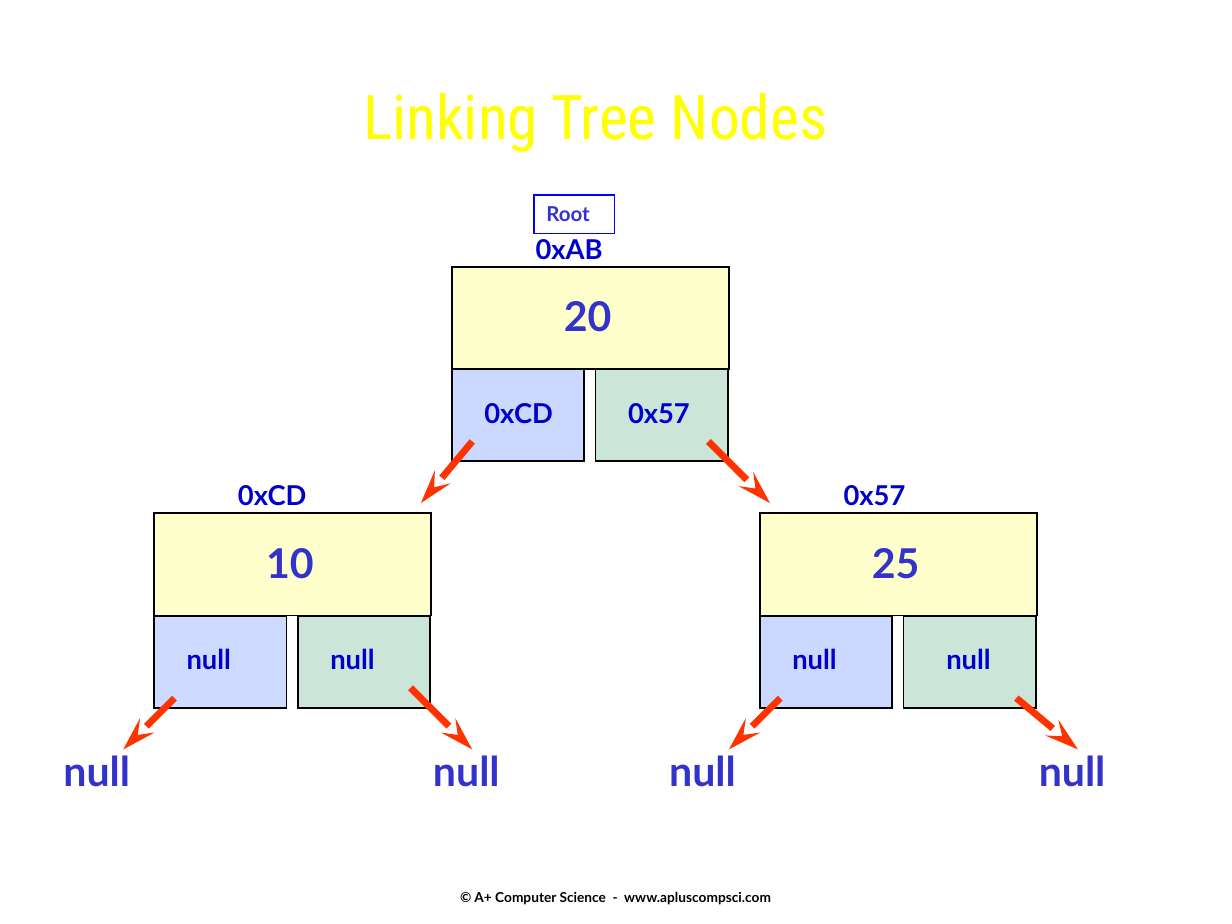
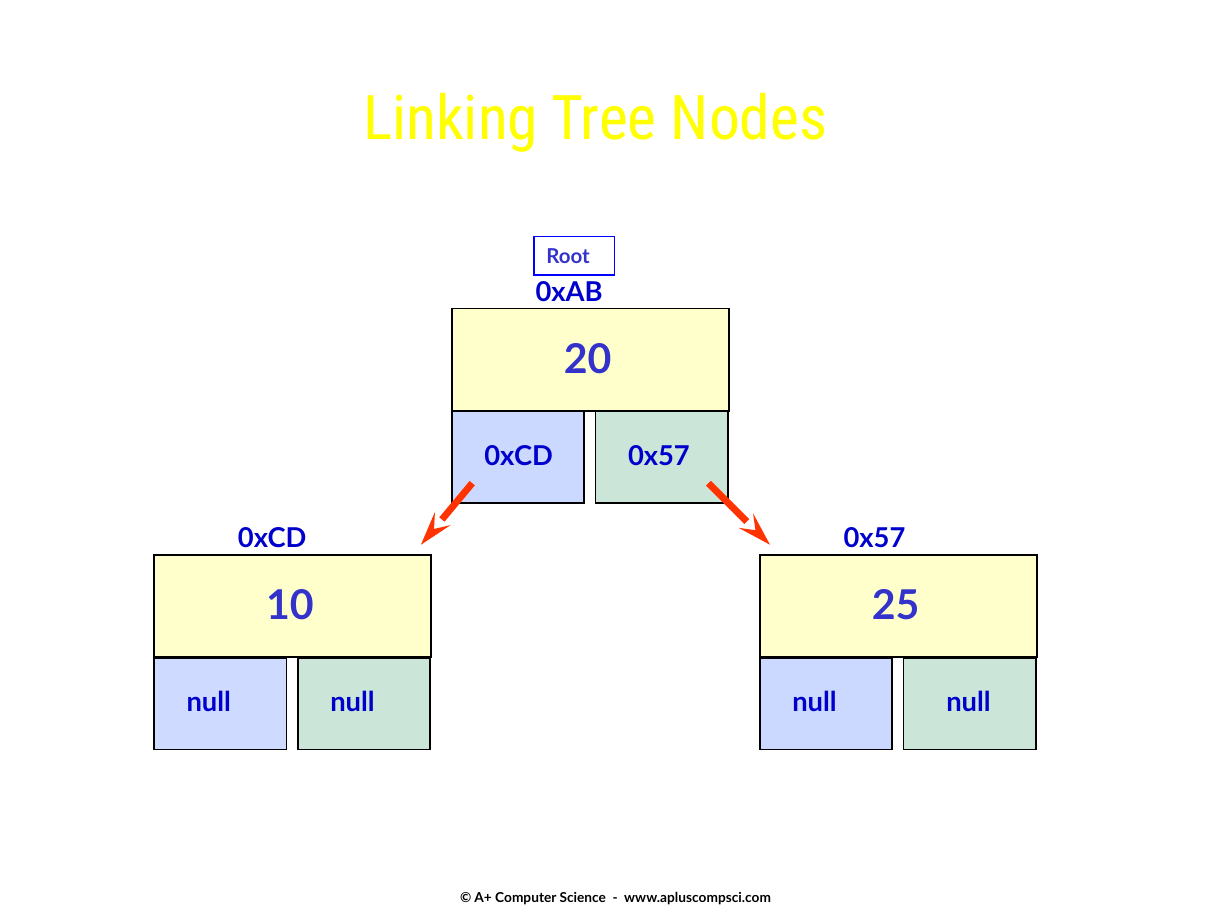
Before and after one commit to Cy-FairCS/cs3, a slide deck: slide 12 of u08a_binaryTrees/notes/_c - Implementing the BST class.pptx. Drawn at 1232x924 pixels with LibreOffice and Linux fonts; fonts in the diff are those of the drawing. Boxes give left, top, right and bottom in pixels: in the first picture for what was removed or moved away, otherwise in the second. Text is boxed around its words. In the diff, an @@ line names an element or a change of style, - is before the commit and + after.

```diff
--- a/u08a_binaryTrees/notes/_c - Implementing the BST class.pptx
+++ b/u08a_binaryTrees/notes/_c - Implementing the BST class.pptx
@@ 12 texts, 10 rectangles, 2 arrows: place and size @@
-12 texts, 10 rectangles, 2 arrows at (154, 195, 1037, 707)
+12 texts, 10 rectangles, 2 arrows at (154, 237, 1037, 749)
@@ arrow removed from (410, 687) to (472, 749) @@
@@ arrow removed from (175, 699) to (123, 749) @@
@@ arrow removed from (780, 699) to (729, 749) @@
@@ arrow removed from (1016, 699) to (1078, 749) @@
@@ text removed at (63, 755, 130, 787) @@
-null
@@ text removed at (433, 755, 500, 787) @@
-null
@@ text removed at (669, 755, 736, 787) @@
-null
@@ text removed at (1039, 755, 1106, 787) @@
-null
```
Also in this commit, not shown: 2 other slides changed, 4 other files.
